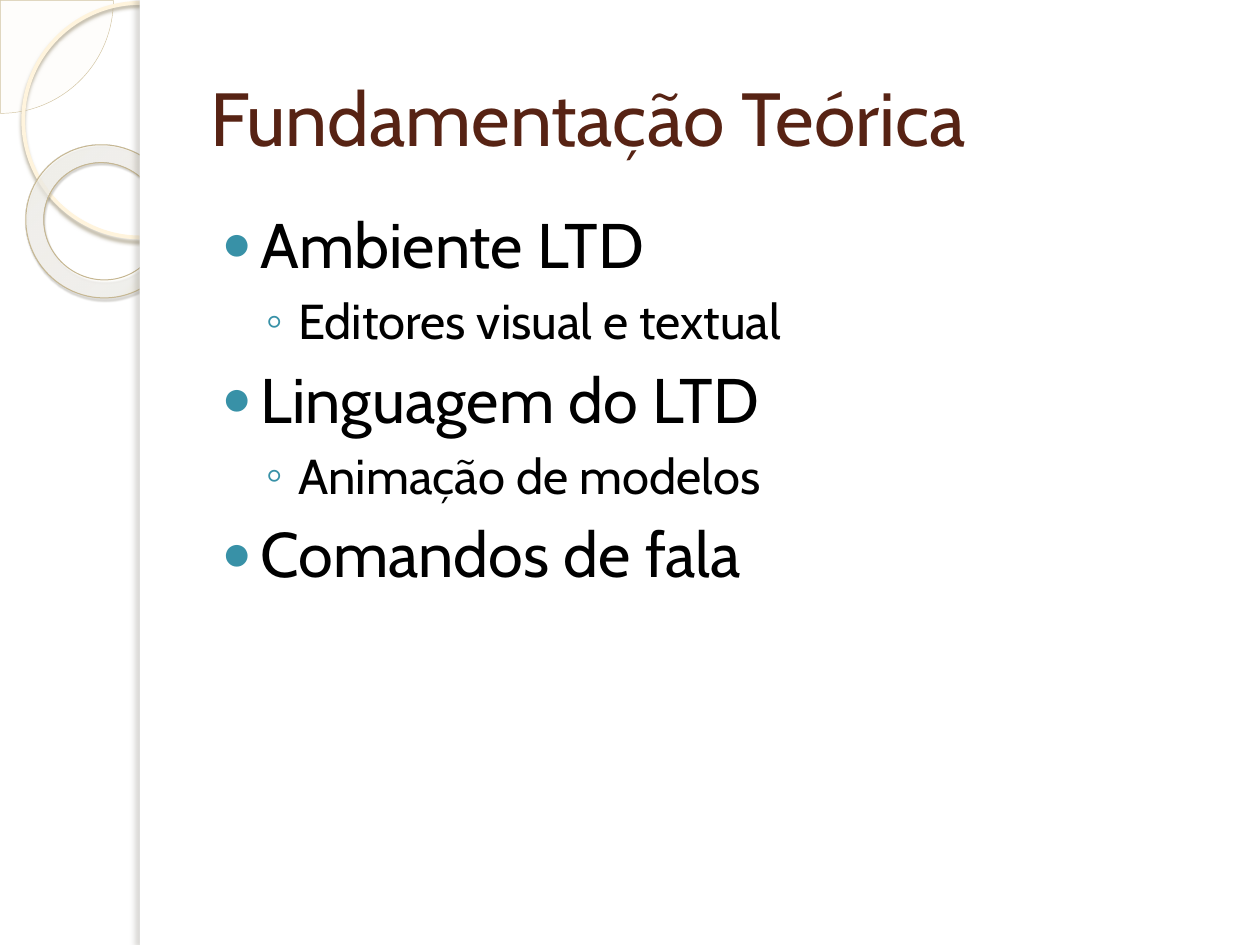
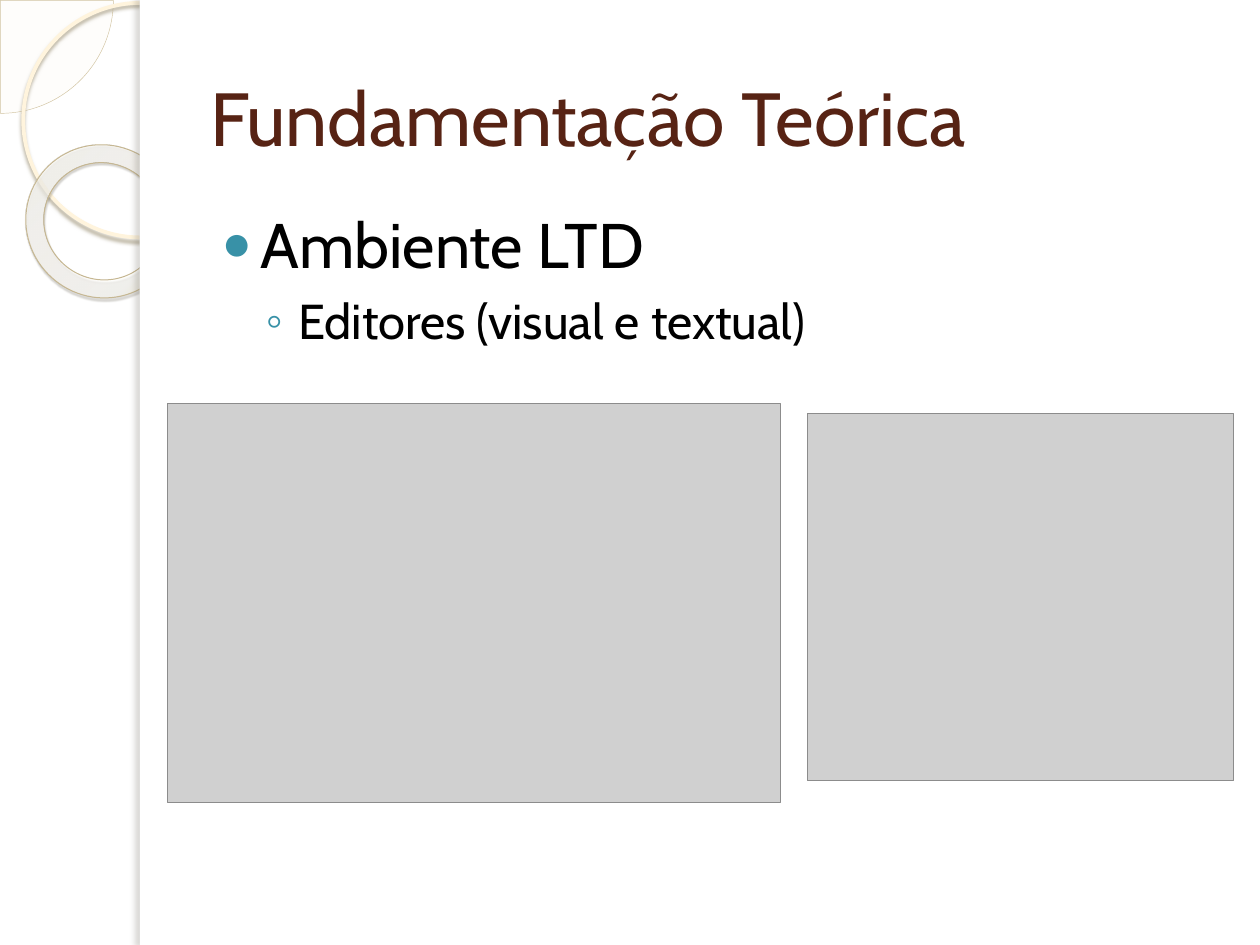
Before and after one commit to wendeldavid/soundwave, a slide deck: slide 5 of docs/tcc/Implementação de Suporta à Programação e Interpretação da.pptx. Drawn at 1260x945 pixels with LibreOffice and Linux fonts; fonts in the diff are those of the drawing; grey boxes stand for pictures; background and template pictures are left out. Boxes give left, top, right and bottom in pixels: in the first picture for what was removed or moved away, otherwise in the second. Text is boxed around its words. In the diff, an @@ line names an element or a change of style, - is before the commit and + after.

```diff
--- a/docs/tcc/Implementação de Suporta à Programação e Interpretação da.pptx
+++ b/docs/tcc/Implementação de Suporta à Programação e Interpretação da.pptx
@@ text at box(298, 302, 805, 346): text changed @@
-  ◦ Editores visual e textual
-● Linguagem do LTD
-  ◦ Animação de modelos
-● Comandos de fala
+  ◦ Editores (visual e textual)
@@ picture added at box(168, 403, 780, 803) @@
@@ picture added at box(808, 413, 1235, 781) @@
```
Also in this commit, not shown: 5 other slides changed, 7 slides added, 2 slides removed.
